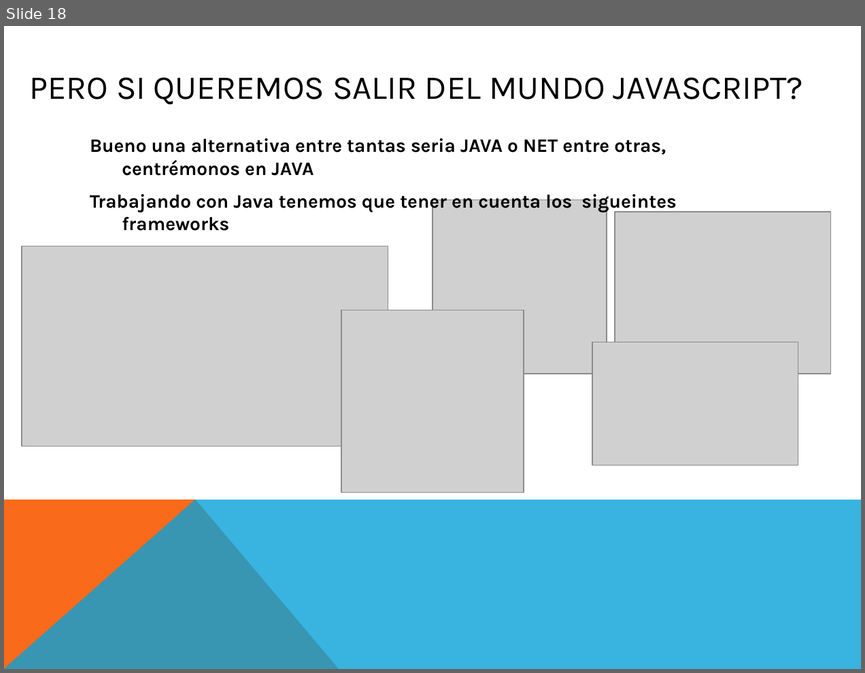
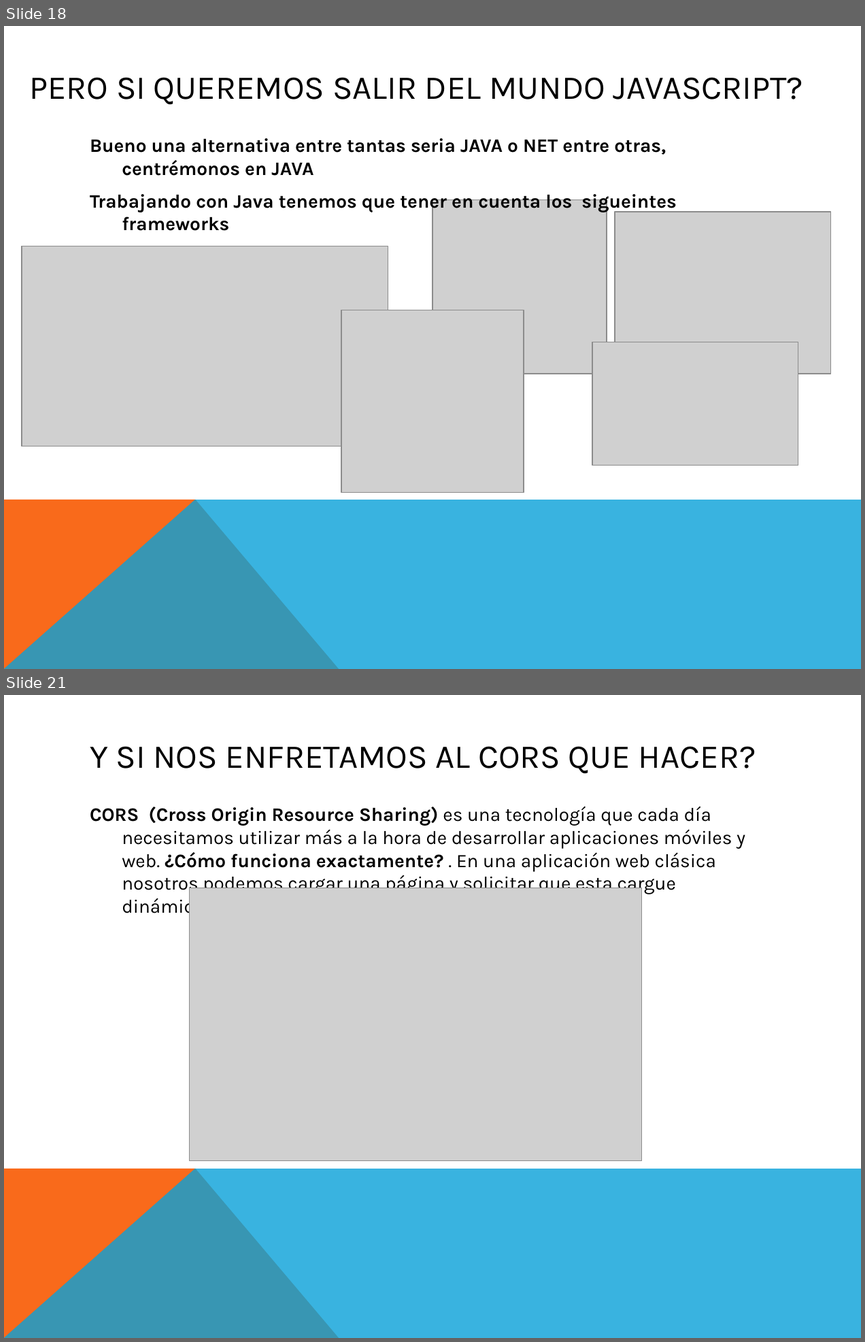
Before and after one commit to codigo-code/fullstack, a slide deck: De 0 a full stack!.pptx. Shown one above the other, each under a label of ours: slide 18 before the commit, slides 18 and 21 after it; the slides between them are not shown. The pictures are 865x673 and 865x1342 pixels, drawn with LibreOffice and Linux fonts; fonts in the diff are those of the drawing; grey boxes stand for pictures. Boxes give left, top, right and bottom in pixels: in the first picture for what was removed or moved away, otherwise in the second. Text is boxed around its words. In the diff, an @@ line names an element or a change of style, - is before the commit and + after.

```diff
--- a/De 0 a full stack!.pptx
+++ b/De 0 a full stack!.pptx
@@ slide 21 added at bbox=[4, 695, 861, 1338], background #FFFFFF; not listed: 2 template elements that a slide beside it also shows @@
@@ title added at bbox=[90, 746, 756, 773], 28 pt, text #000000 @@
+Y SI NOS ENFRETAMOS AL CORS QUE HACER?
@@ text added at bbox=[90, 806, 745, 917], 16 pt, text #000000 @@
+CORS (Cross Origin Resource Sharing) es una tecnología que cada día necesitamos utilizar más a la hora de desarrollar aplicaciones móviles y web. ¿Cómo funciona exactamente? . En una aplicación web clásica nosotros podemos cargar una página y solicitar que esta cargue dinámicamente datos vía AJAX.
@@ picture added at bbox=[190, 888, 643, 1160] @@
```
Also in this commit, not shown: 3 slides changed, 2 other slides added.
